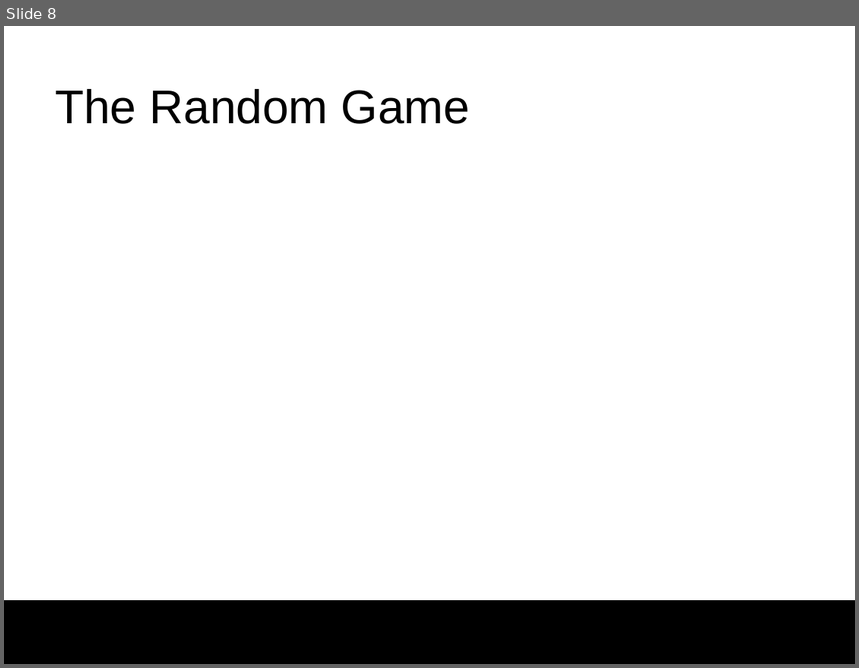
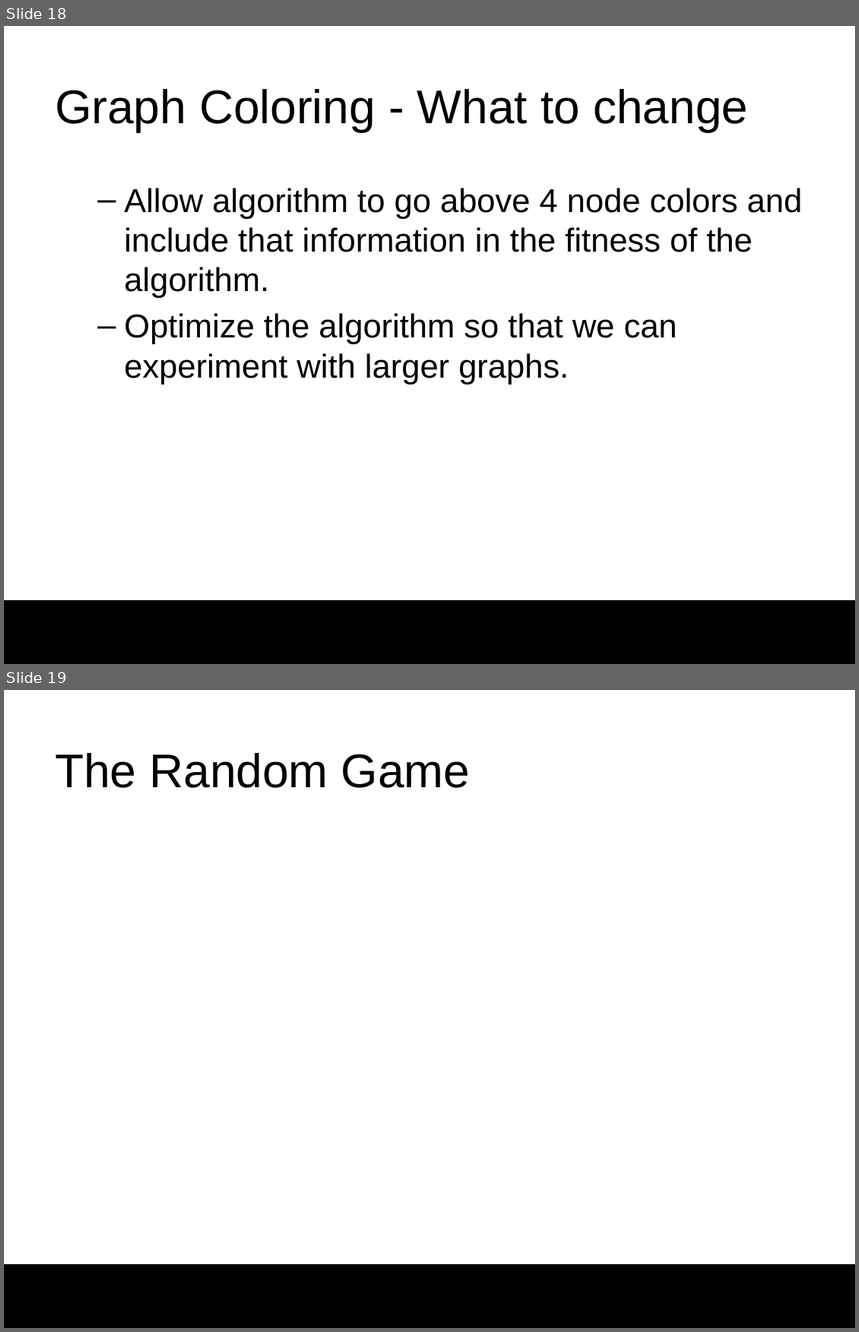
Before and after one commit to darrare/MS-Thesis, a slide deck: Documentation/Presentation.pptx. Shown one above the other, each under a label of ours: slide 8 before the commit, slides 18 and 19 after it. The pictures are 859x668 and 859x1332 pixels, drawn with LibreOffice and Linux fonts; fonts in the diff are those of the drawing; background and template pictures are left out. Boxes give left, top, right and bottom in pixels: in the first picture for what was removed or moved away, otherwise in the second. Text is boxed around its words. In the diff, an @@ line names an element or a change of style, - is before the commit and + after.

```diff
--- a/Documentation/Presentation.pptx
+++ b/Documentation/Presentation.pptx
@@ slide 18 added at bbox=[4, 26, 855, 664], background #FFFFFF; not listed: 1 template element that a slide beside it also shows @@
@@ title added at bbox=[55, 89, 748, 132], 40 pt, text #000000 @@
+Graph Coloring - What to change
@@ text added at bbox=[124, 188, 803, 385], 28 pt, text #000000 @@
+  – Allow algorithm to go above 4 node colors and include that information in the fitness of the algorithm.
+  – Optimize the algorithm so that we can experiment with larger graphs.
@@ what was slide 8 is now slide 19 @@
```
Also in this commit, not shown: 2 slides changed, 10 other slides added.
